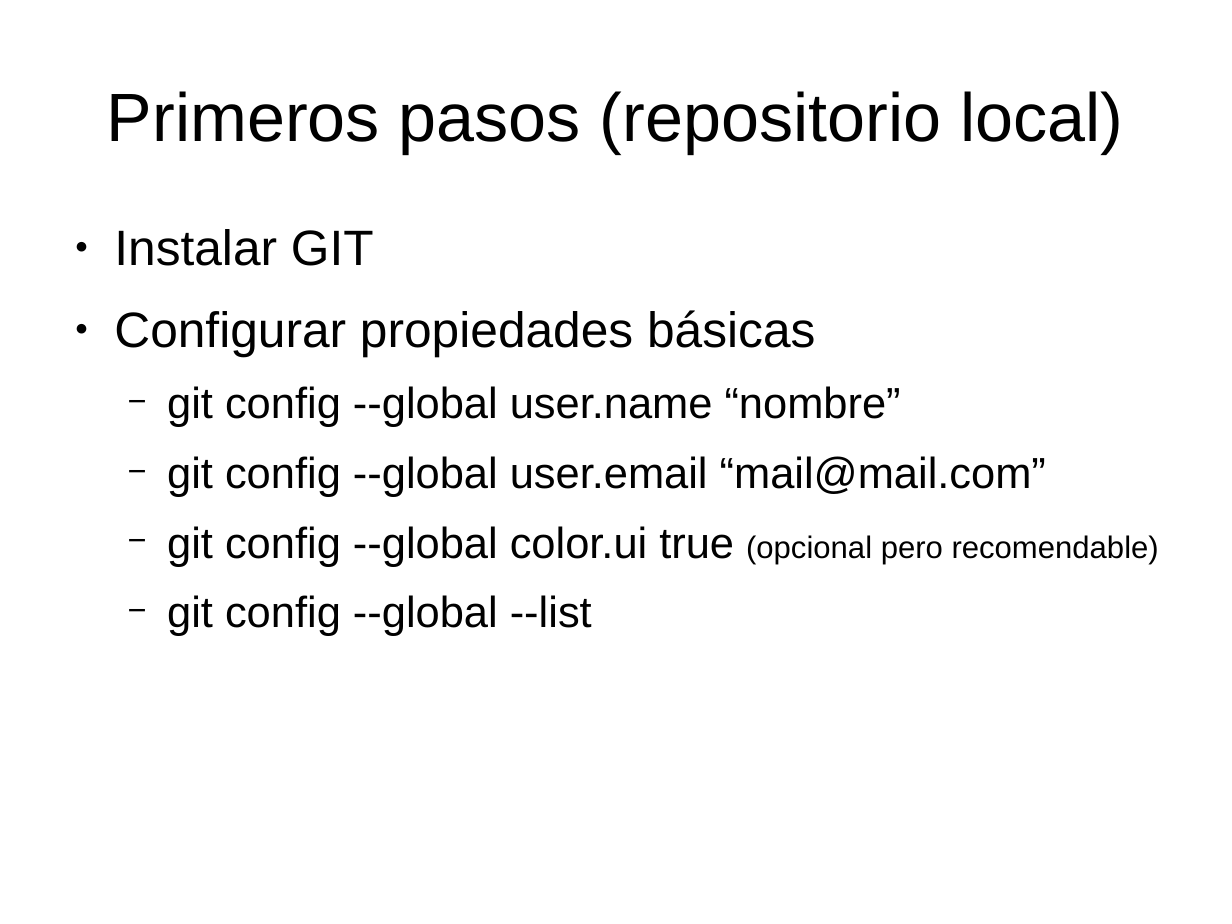
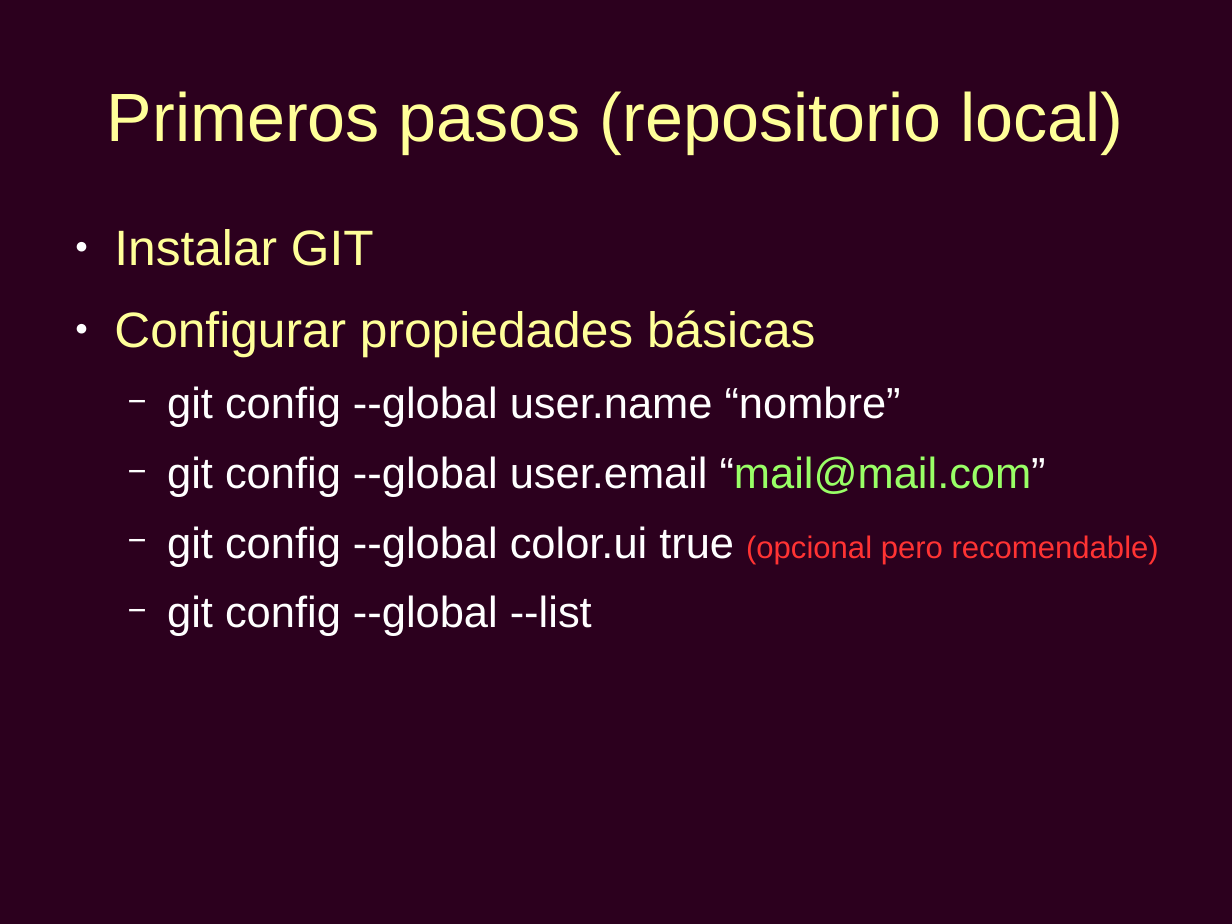
Before and after one commit to fmengoni/cursogit, a slide deck: slide 2 of Presentación git.odp. Drawn at 1232x924 pixels with LibreOffice and Linux fonts; fonts in the diff are those of the drawing. Boxes give left, top, right and bottom in pixels: in the first picture for what was removed or moved away, otherwise in the second. Text is boxed around its words. In the diff, an @@ line names an element or a change of style, - is before the commit and + after.

```diff
--- a/Presentación git.odp
+++ b/Presentación git.odp
@@ background #FFFFFF to #2C001E @@
@@ title "Primeros pasos (repositorio local)" at bbox=[107, 91, 1123, 153]: text colour #000000 to #FFFF99 @@
@@ text "Instalar GIT" at bbox=[114, 229, 1159, 636]: text colour #000000 to #FFFF99 in "Instalar GIT", "Configurar propiedades básicas"; text colour #000000 to #FFFFFF in "git config --global user.name “nombre”", "git config --global user.email “mail@mail.com”", "git config --global color.ui true", "git config --global --list"; text colour #000000 to #99FF66 in "“mail@mail.com”"; text colour #000000 to #FF3333 in "(opcional pero recomendable)"; bullet colour #000000 to #FFFFFF @@
```
Also in this commit, not shown: 7 other slides changed.
